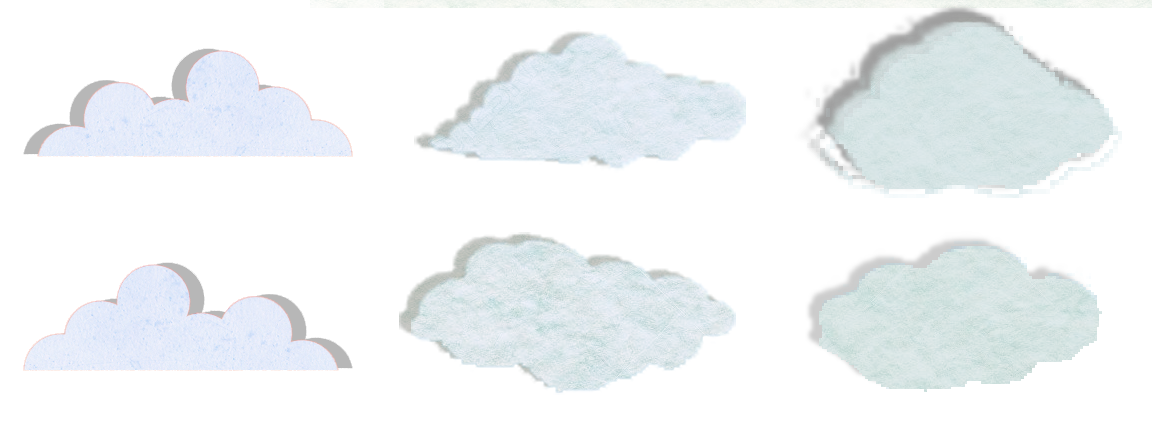
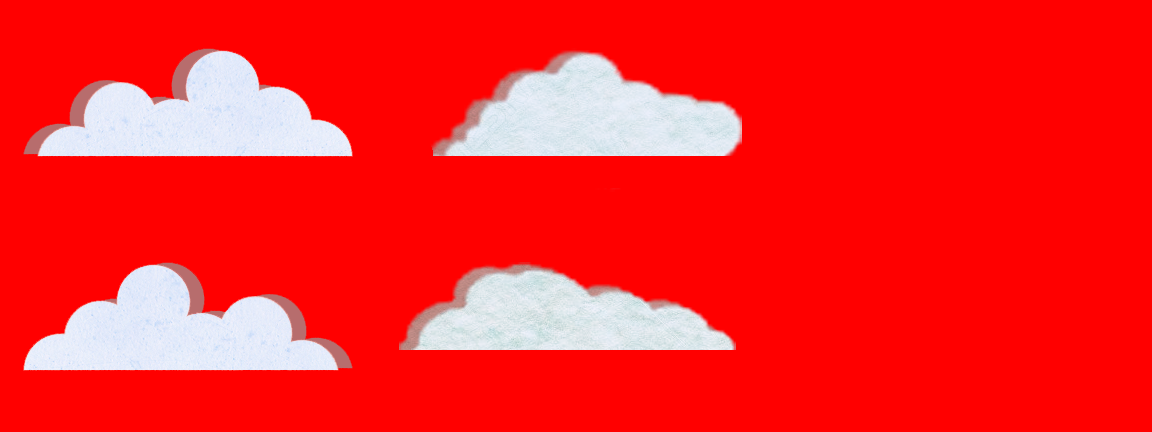
Layer changes from the first (1152, 432) image to the second:
painted on "Layer 8" over (x1=399, y1=232, x2=736, y2=395)
painted on "Layer 7" over (x1=414, y1=29, x2=746, y2=192)
removed layer "Layer 14" over (x1=819, y1=241, x2=1102, y2=392)
renamed "Layer 12" to "Layer 16", moved it below "Layer 2", painted on it over (x1=0, y1=0, x2=1152, y2=432)
